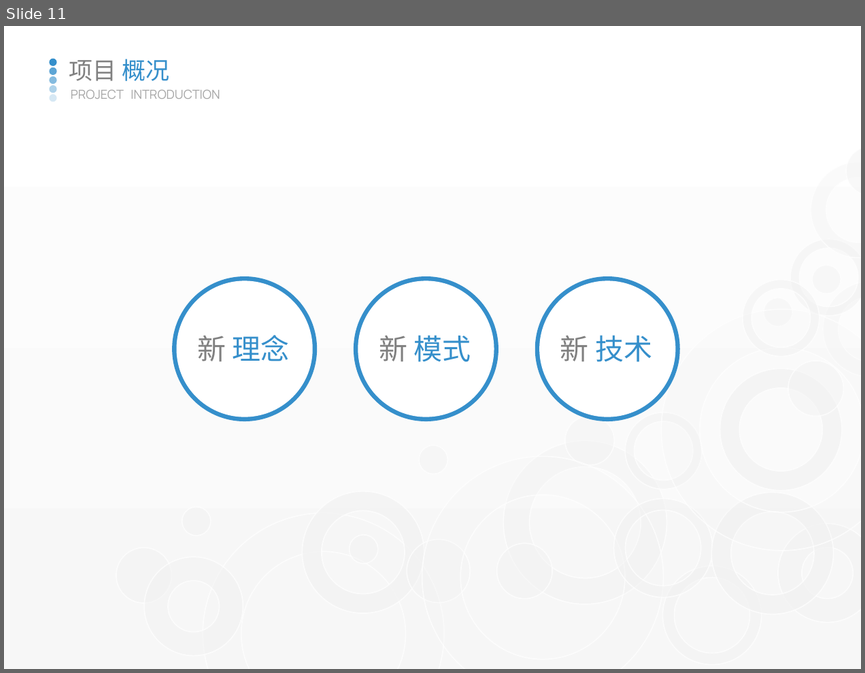
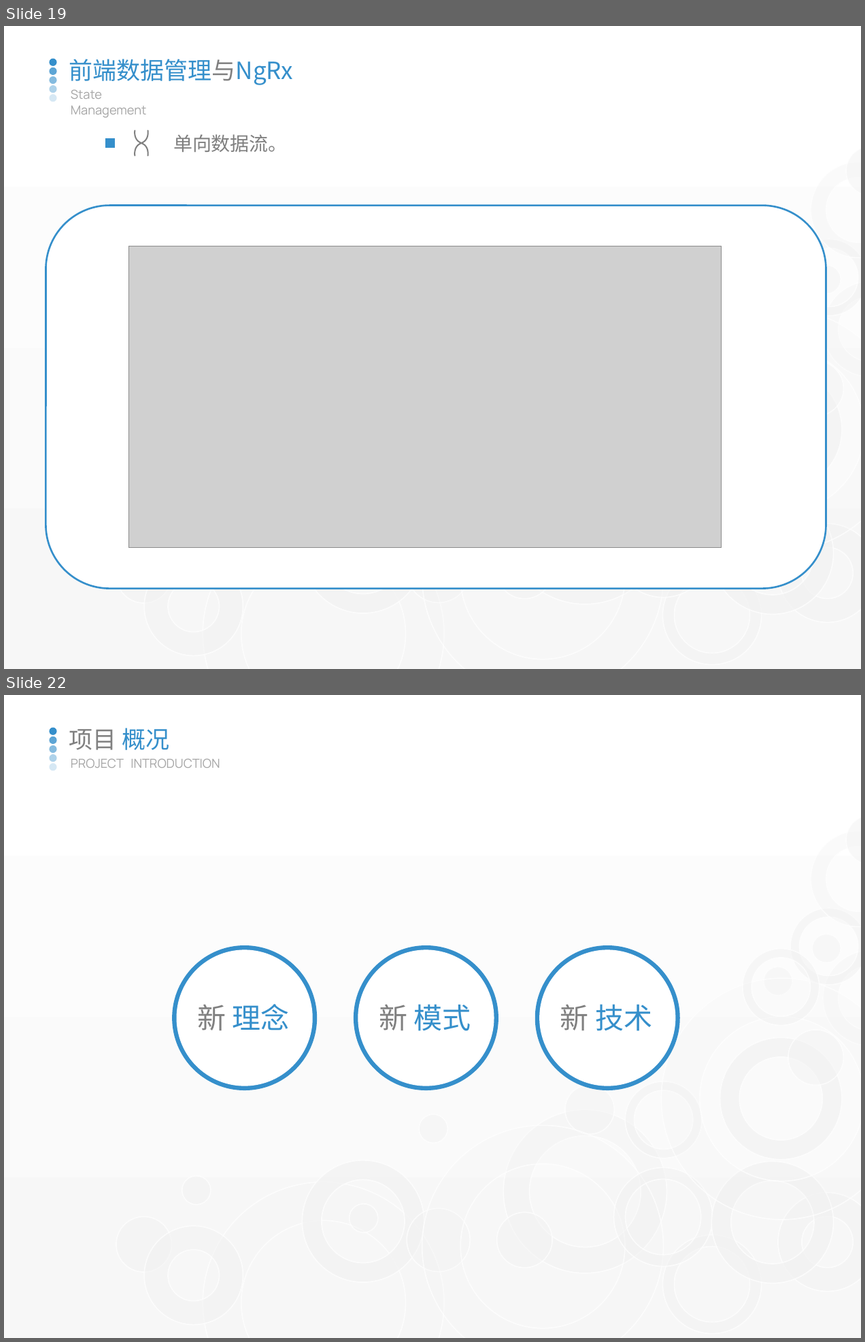
Before and after one commit to watermoonlx/playground-v2, a slide deck: ppt/RxJS & NgRxj.pptx. Shown one above the other, each under a label of ours: slide 11 before the commit, slides 19 and 22 after it; the slides between them are not shown. The pictures are 865x673 and 865x1342 pixels, drawn with LibreOffice and Linux fonts; fonts in the diff are those of the drawing; grey boxes stand for pictures. Boxes give left, top, right and bottom in pixels: in the first picture for what was removed or moved away, otherwise in the second. Text is boxed around its words. In the diff, an @@ line names an element or a change of style, - is before the commit and + after.

```diff
--- a/ppt/RxJS & NgRxj.pptx
+++ b/ppt/RxJS & NgRxj.pptx
@@ slide 19 added at (4, 26, 861, 669), background gradient #FFFFFF to #F7F7F7; not listed: 25 template elements that a slide beside it also shows @@
@@ text added at (69, 59, 293, 85), 20 pt, text #358FCB @@
+前端数据管理与NgRx
@@ text added at (71, 89, 147, 118), 10.5 pt, text #A6A6A6 @@
+State Management
@@ action button blank added at (106, 138, 116, 148), fill #358FCB @@
@@ freeform shape added at (133, 129, 150, 157), fill #7F7F7F @@
@@ text added at (173, 134, 287, 152), 16 pt, text #7F7F7F @@
+单向数据流。
@@ rounded rectangle added at (46, 205, 825, 588), fill #FFFFFF, outline #358FCB 1.5 pt @@
@@ picture added at (128, 246, 721, 548) @@
@@ what was slide 11 is now slide 22 @@
```
Also in this commit, not shown: 5 slides changed, 10 other slides added, 27 other files.
